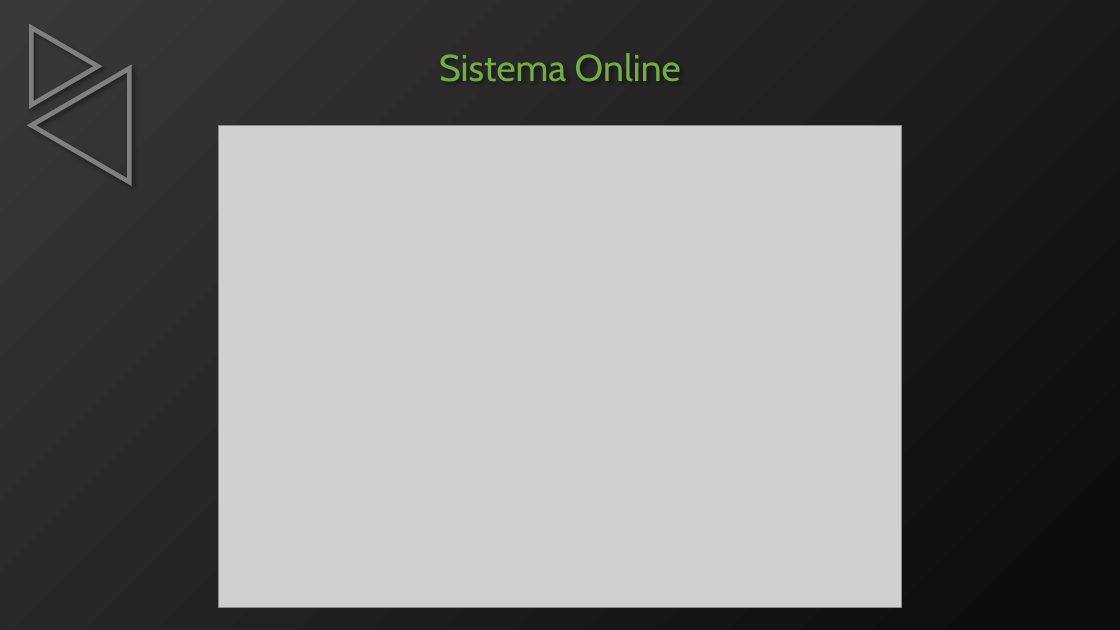
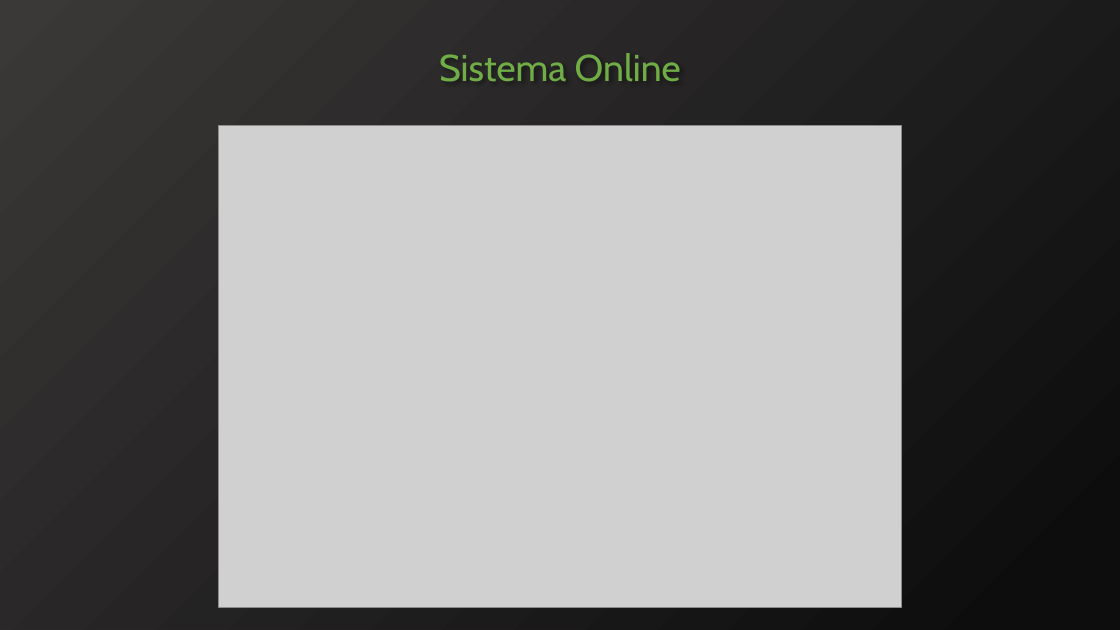
Before and after one commit to SamuelHiroyuki/Scrolls, a slide deck: slide 8 of Documentação/pptx/Apresentação.pptx (slide 11 before the commit). Drawn at 1120x630 pixels with LibreOffice and Linux fonts; fonts in the diff are those of the drawing; grey boxes stand for pictures; background and template pictures are left out. Boxes give left, top, right and bottom in pixels: in the first picture for what was removed or moved away, otherwise in the second. Text is boxed around its words. In the diff, an @@ line names an element or a change of style, - is before the commit and + after.

```diff
--- a/Documentação/pptx/Apresentação.pptx
+++ b/Documentação/pptx/Apresentação.pptx
@@ triangle removed at (32,27,98,105) @@
@@ triangle removed at (31,69,129,182) @@
```
Also in this commit, not shown: 2 other slides changed, 1 slide added, 4 slides removed, 1 other file.
